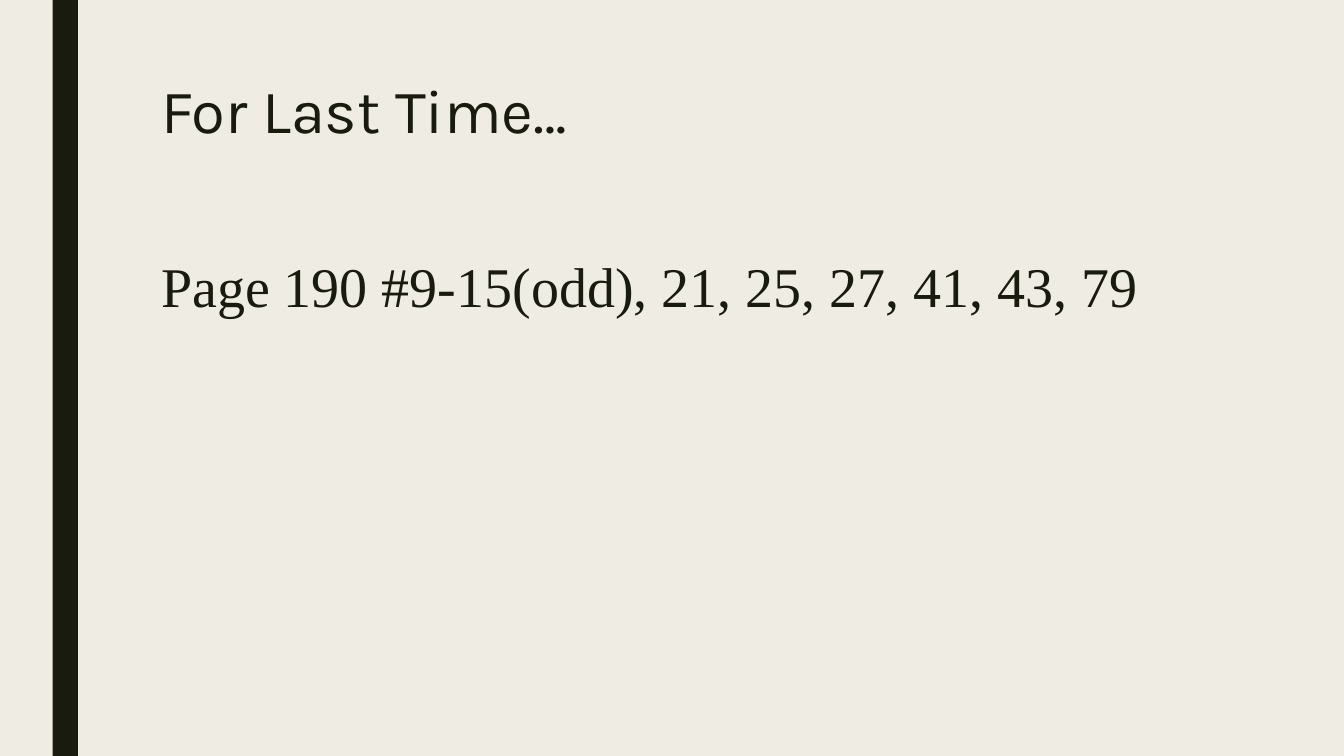
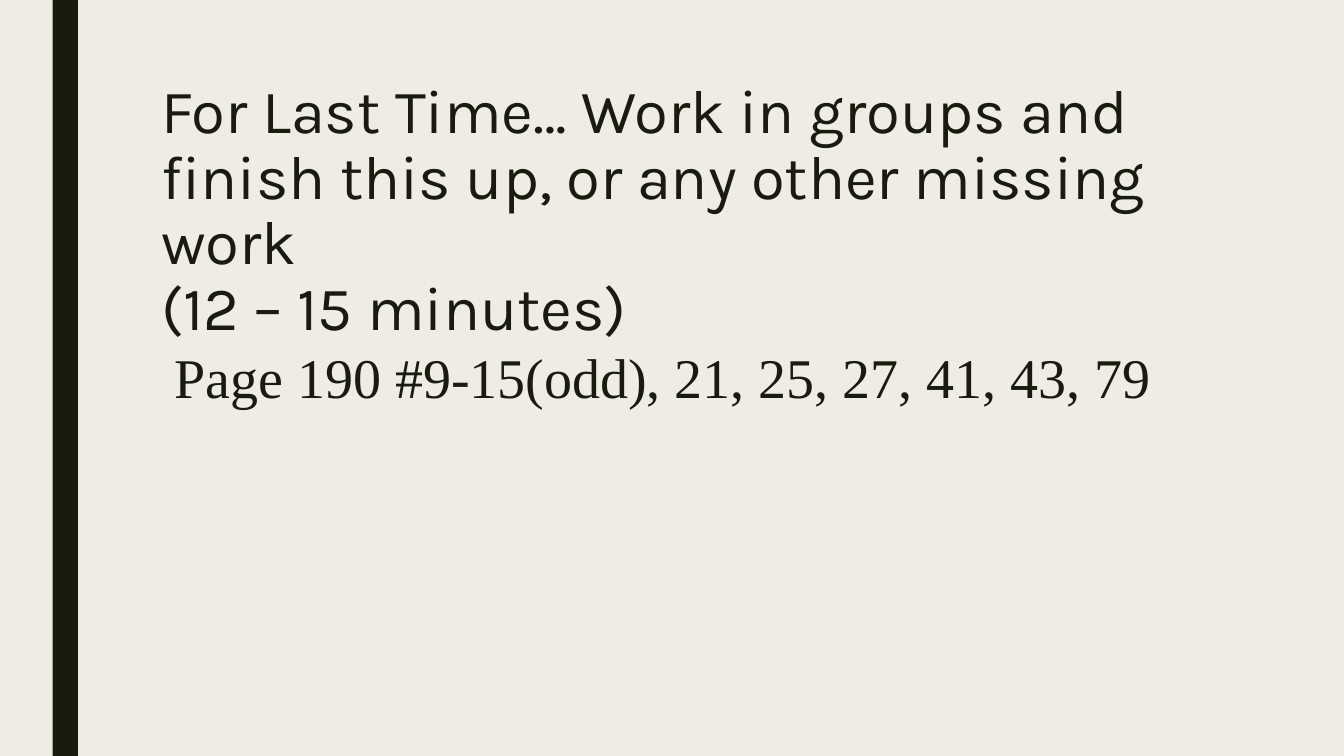
Before and after one commit to codecuddy/pre_calc, a slide deck: slide 6 of _PowerPoints/1st Semester/Unit 2 Polynomials/PreCalc_Day_018 12.1 Limits Intro Calculus.pptx (slide 3 before the commit). Drawn at 1344x756 pixels with LibreOffice and Linux fonts; fonts in the diff are those of the drawing. Boxes give left, top, right and bottom in pixels: in the first picture for what was removed or moved away, otherwise in the second. Text is boxed around its words. In the diff, an @@ line names an element or a change of style, - is before the commit and + after.

```diff
--- a/_PowerPoints/1st Semester/Unit 2 Polynomials/PreCalc_Day_018 12.1 Limits Intro Calculus.pptx
+++ b/_PowerPoints/1st Semester/Unit 2 Polynomials/PreCalc_Day_018 12.1 Limits Intro Calculus.pptx
@@ title at (x1=161, y1=90, x2=1145, y2=337): text changed @@
-For Last Time…
+For Last Time… Work in groups and finish this up, or any other missing work
+(12 – 15 minutes)
@@ text "Page 190 #9-15(odd), 21, 25, ..." moved from (x1=161, y1=268, x2=1137, y2=318) to (x1=174, y1=359, x2=1150, y2=409) @@
```
Also in this commit, not shown: 6 other slides changed, 8 slides added, 2 slides removed, 41 other files.
